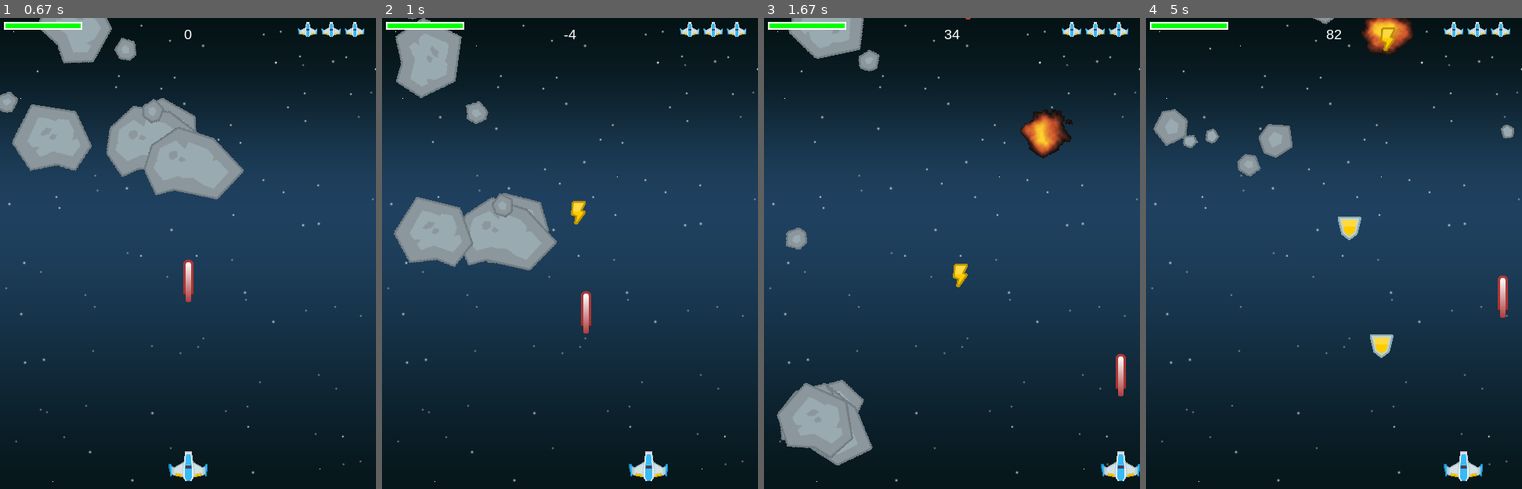
Above: before the commit, frames 1-4 (left to right).
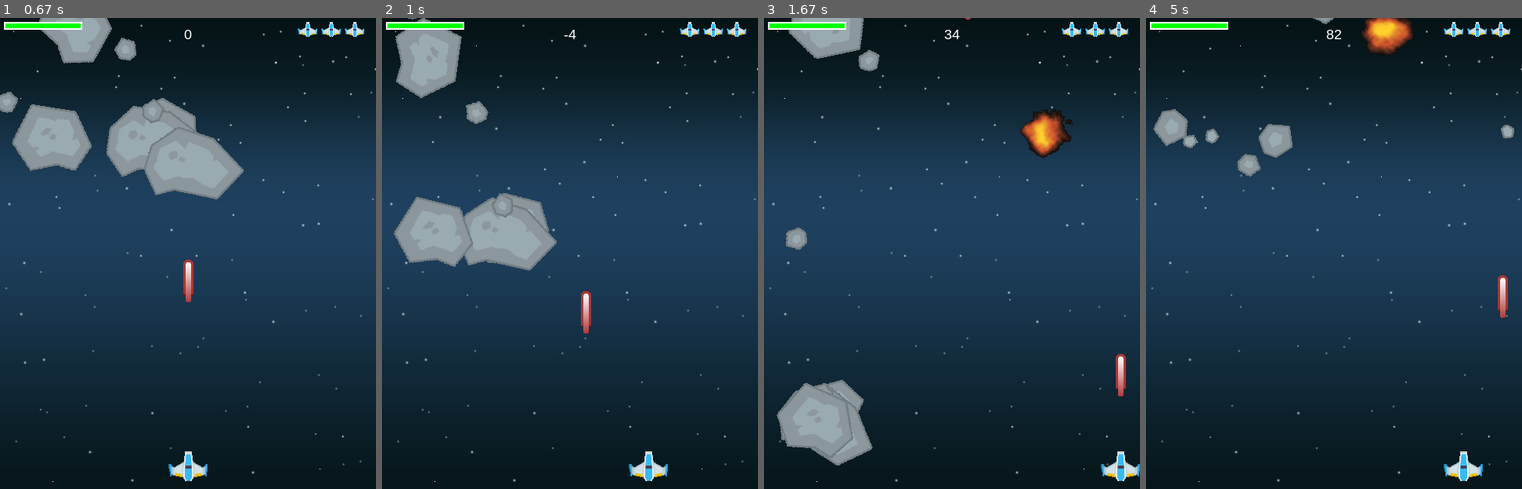
Above: after the commit, the same moments.

Repository: droidroy-ai/pygame-prac
Game: pygame game, started from shmup.py
The game is run twice, just before and just after one commit, with the same random seed, the same clock (stepped at 60 frames per second) and the same inputs.
Inputs:
- Up to frame 1 (0.67 s): tap Space at 0.33 s
- Up to frame 2 (1 s): hold Right from 0.67 s (still down); tap Space at 0.73 s
- Up to frame 3 (1.67 s): tap Space at 1.03, 1.23, 1.53 s; release Right at 1.13 s; hold Right 1.17-1.63 s
- Up to frame 4 (5 s): hold Left 1.67-2.2 s; tap Space at 1.73, 2.03, 2.3, 2.6, 2.73, 3.03, 3.4, 3.7, 3.9, 4.2, 4.4, 4.7, 4.9 s; hold Left 2.23-2.63 s; hold Right 2.67-3.3 s; hold Left 3.33-3.8 s; hold Right 3.83-4.3 s; hold Right 4.33-4.8 s; hold Left from 4.83 s (still down)

Frame 1 is identical in both runs. In frame 2, 0.1% of the frame differs, in the area x 50-55%, y 38-44%; in frame 3, 0.1%; in frame 4, 0.6%, in the area x 51-67%, y 2-73%.

Commit message:
bullet powerup added

Diff:
--- a/shmup.py
+++ b/shmup.py
@@ -9,6 +9,7 @@
 WIDTH = 480
 HEIGHT = 600
 FPS = 60
+POWERUP_TIME = 5000
 
 # define colors
 WHITE = (255, 255, 255)
@@ -83,8 +84,16 @@
         self.hidden = False
         # Timer to control how long the player is hidden
         self.hide_timer = pygame.time.get_ticks()
-
-    def update(self):
+        self.power_level = 1
+        # keeping track of when we picked up the power up
+        self.power_time = pygame.time.get_ticks()
+
+    def update(self):
+        # timeout for power ups
+        if self.power_level >= 2 and pygame.time.get_ticks() - self.power_time > POWERUP_TIME:
+            self.power_level -= 1
+            self.power_time = pygame.time.get_ticks()
+
         # check to see if it time to unhide if player is hidden
         if self.hidden and pygame.time.get_ticks() - self.hide_timer > 1000:
             self.hidden = False
@@ -106,15 +115,30 @@
         if self.rect.left < 0:
             self.rect.left = 0
 
+    def powerup(self):
+        self.power_level += 1
+        self.power_time = pygame.time.get_ticks()
+
     def shoot(self):
         # bullets are fired with a delay with self.shoot_delay
         now = pygame.time.get_ticks()
         if now - self.last_shot > self.shoot_delay:
             self.last_shot = now
-            bullet = Bullet(self.rect.centerx, self.rect.top)
-            all_sprites.add(bullet)
-            bullets.add(bullet)
-            shoot_sound.play()
+            # number of bullets at a time depends on power level
+            if self.power_level == 1:
+                bullet = Bullet(self.rect.centerx, self.rect.top)
+                all_sprites.add(bullet)
+                bullets.add(bullet)
+                shoot_sound.play()
+            if self.power_level >= 2:
+                bullet1 = Bullet(self.rect.left, self.rect.centery)
+                bullet2 = Bullet(self.rect.right, self.rect.centery)
+                all_sprites.add(bullet1)
+                all_sprites.add(bullet2)
+                bullets.add(bullet1)
+                bullets.add(bullet2)
+                shoot_sound.play()
+
 
     def hide(self):
         """ Temporarily hide the player """
@@ -265,6 +289,9 @@
 pygame.mixer.music.set_volume(0.4)
 
 shoot_sound = pygame.mixer.Sound(os.path.join(snd_dir, 'pew.wav'))
+shield_sound = pygame.mixer.Sound(os.path.join(snd_dir, 'pow4.wav'))
+power_sound = pygame.mixer.Sound(os.path.join(snd_dir, 'pow5.wav'))
+
 explosion_sounds = []
 for snd in ['explosion_1.wav', 'explosion_2.wav']:
     explosion_sounds.append(pygame.mixer.Sound(os.path.join(snd_dir, snd)))
@@ -303,7 +330,7 @@
         random.choice(explosion_sounds).play()
         explosion = Explosion(hit.rect.center, 'lg')
         all_sprites.add(explosion)
-        if random.random() > 0.5:
+        if random.random() > 0.9:
             power_up = PowerUp(hit.rect.center)
             all_sprites.add(power_up)
             power_ups.add(power_up)
@@ -330,10 +357,12 @@
     for hit in hits:
         if hit.type == 'shield':
             player.shield += random.randrange(10, 30)
+            shield_sound.play()
             if player.shield >= 100:
                 player.shield = 100
         if hit.type == 'gun':
-            pass
+            player.powerup()
+            power_sound.play()
 
     # if the player died and the explosion anim has finished playing
     if player.lives == 0 and not death_explosion.alive():
Not shown, added: snd/pow4.wav
Not shown, added: snd/pow5.wav
